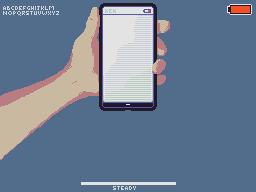
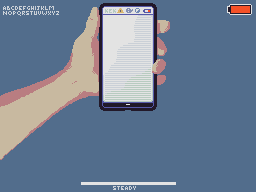
Layered file, before and after one edit (256px x 192px). Changes by layer:
added group "Group 1" with 1 layers in group "PhoneScreen" over (x1=117, y1=8, x2=140, y2=13)
added layer "Icons" in group "Group 1" over (x1=117, y1=8, x2=140, y2=13)
